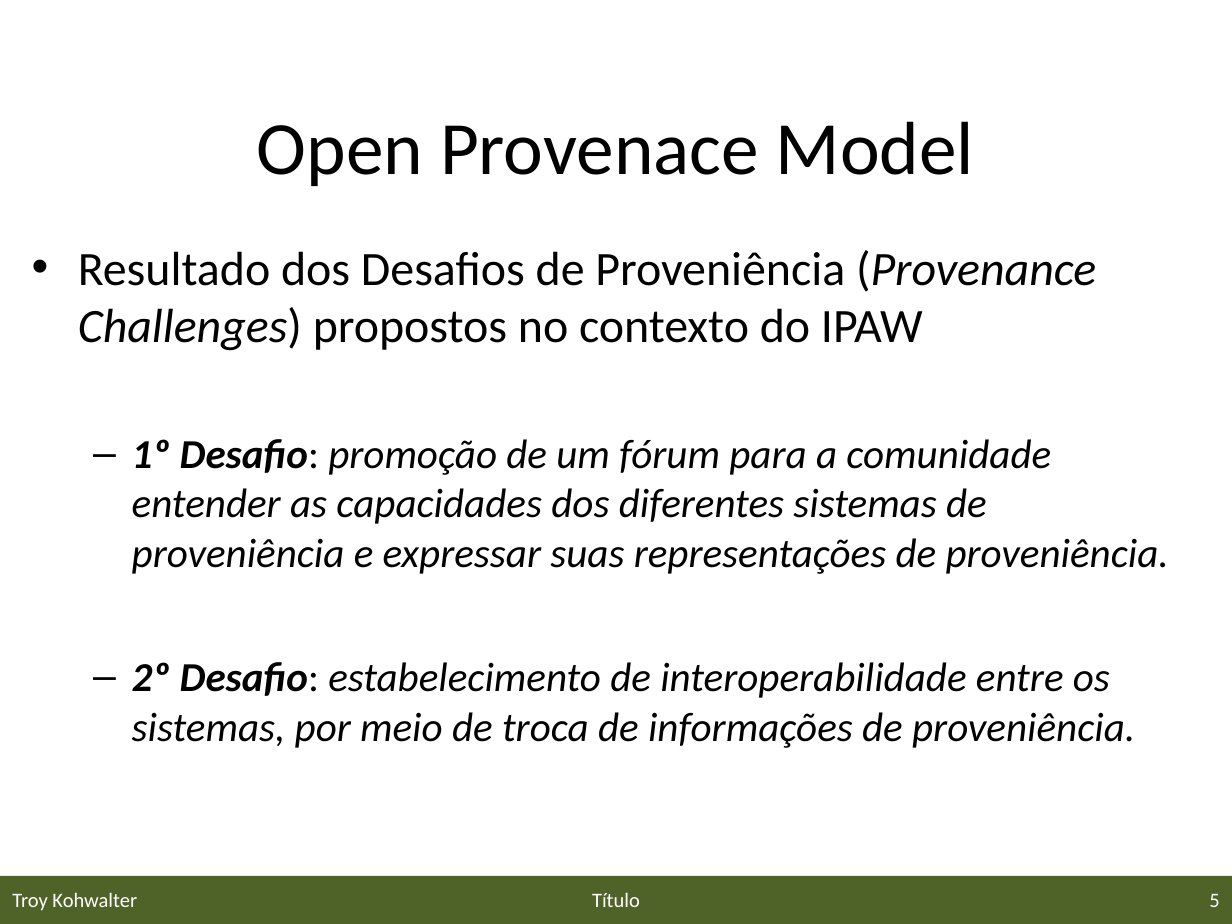
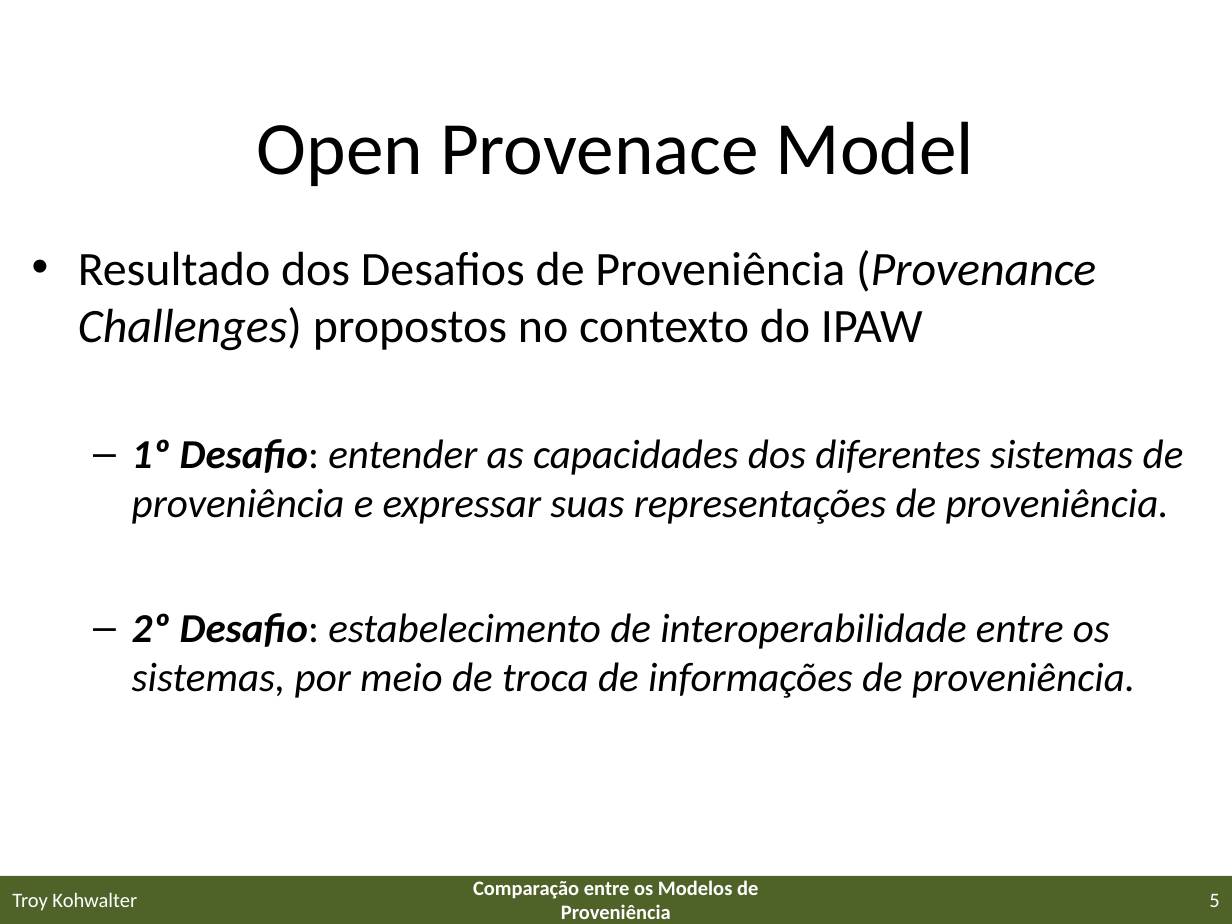
Before and after one commit to gems-uff/sdm, a slide deck: slide 5 of Documents/Papers/eScience2013/eScience2013.pptx. Drawn at 1232x924 pixels with LibreOffice and Linux fonts; fonts in the diff are those of the drawing; background and template pictures are left out. Boxes give left, top, right and bottom in pixels: in the first picture for what was removed or moved away, otherwise in the second. Text is boxed around its words. In the diff, an @@ line names an element or a change of style, - is before the commit and + after.

```diff
--- a/Documents/Papers/eScience2013/eScience2013.pptx
+++ b/Documents/Papers/eScience2013/eScience2013.pptx
@@ text at box(132, 439, 1184, 524): text changed @@
-  – 1º Desafio: promoção de um fórum para a comunidade entender as capacidades dos diferentes sistemas de proveniência e expressar suas representações de proveniência.
+  – 1º Desafio: entender as capacidades dos diferentes sistemas de proveniência e expressar suas representações de proveniência.
@@ text at box(473, 880, 758, 919): text changed; bold on @@
-Título
+Comparação entre os Modelos de Proveniência
```
Also in this commit, not shown: 17 other slides changed, 3 slides added, 1 slide removed.
